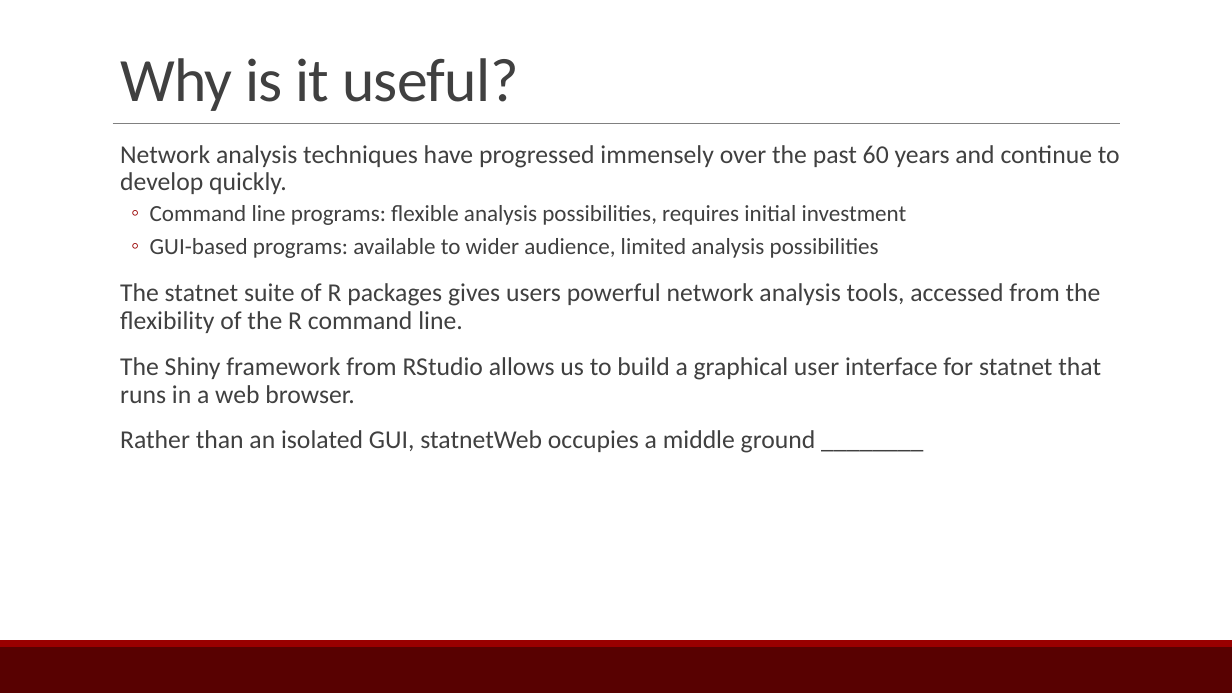
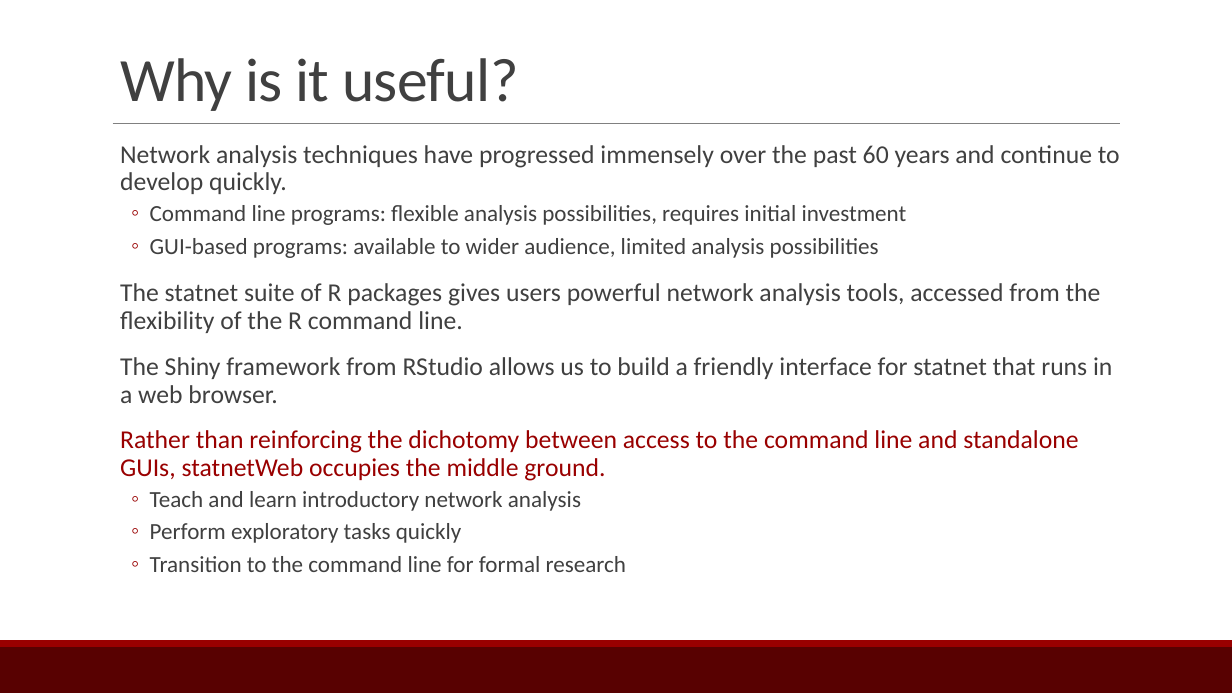
Before and after one commit to ebey/sunbelt2015, a slide deck: slide 4 of statnetWeb_slides.pptx. Drawn at 1232x693 pixels with LibreOffice and Linux fonts; fonts in the diff are those of the drawing. Boxes give left, top, right and bottom in pixels: in the first picture for what was removed or moved away, otherwise in the second. Text is boxed around its words. In the diff, an @@ line names an element or a change of style, - is before the commit and + after.

```diff
--- a/statnetWeb_slides.pptx
+++ b/statnetWeb_slides.pptx
@@ text at box(120, 357, 1112, 572): text changed @@
-  The Shiny framework from RStudio allows us to build a graphical user interface for statnet that runs in a web browser.
-  Rather than an isolated GUI, statnetWeb occupies a middle ground ________
+  The Shiny framework from RStudio allows us to build a friendly interface for statnet that runs in a web browser.
+  Rather than reinforcing the dichotomy between access to the command line and standalone GUIs, statnetWeb occupies the middle ground.
+  ◦ Teach and learn introductory network analysis
+  ◦ Perform exploratory tasks quickly
+  ◦ Transition to the command line for formal research
```
Also in this commit, not shown: 10 other slides changed, 11 slides added.
